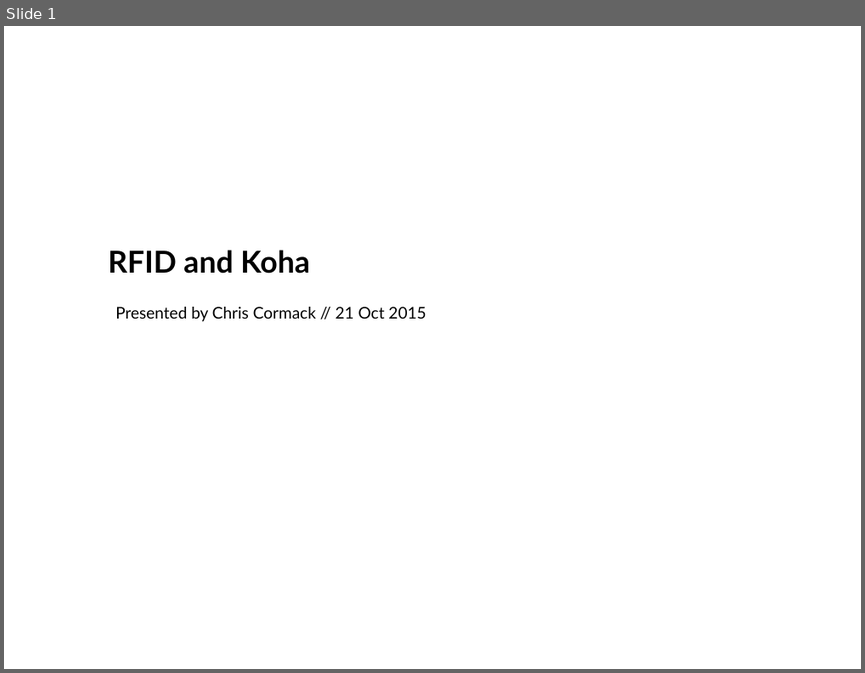
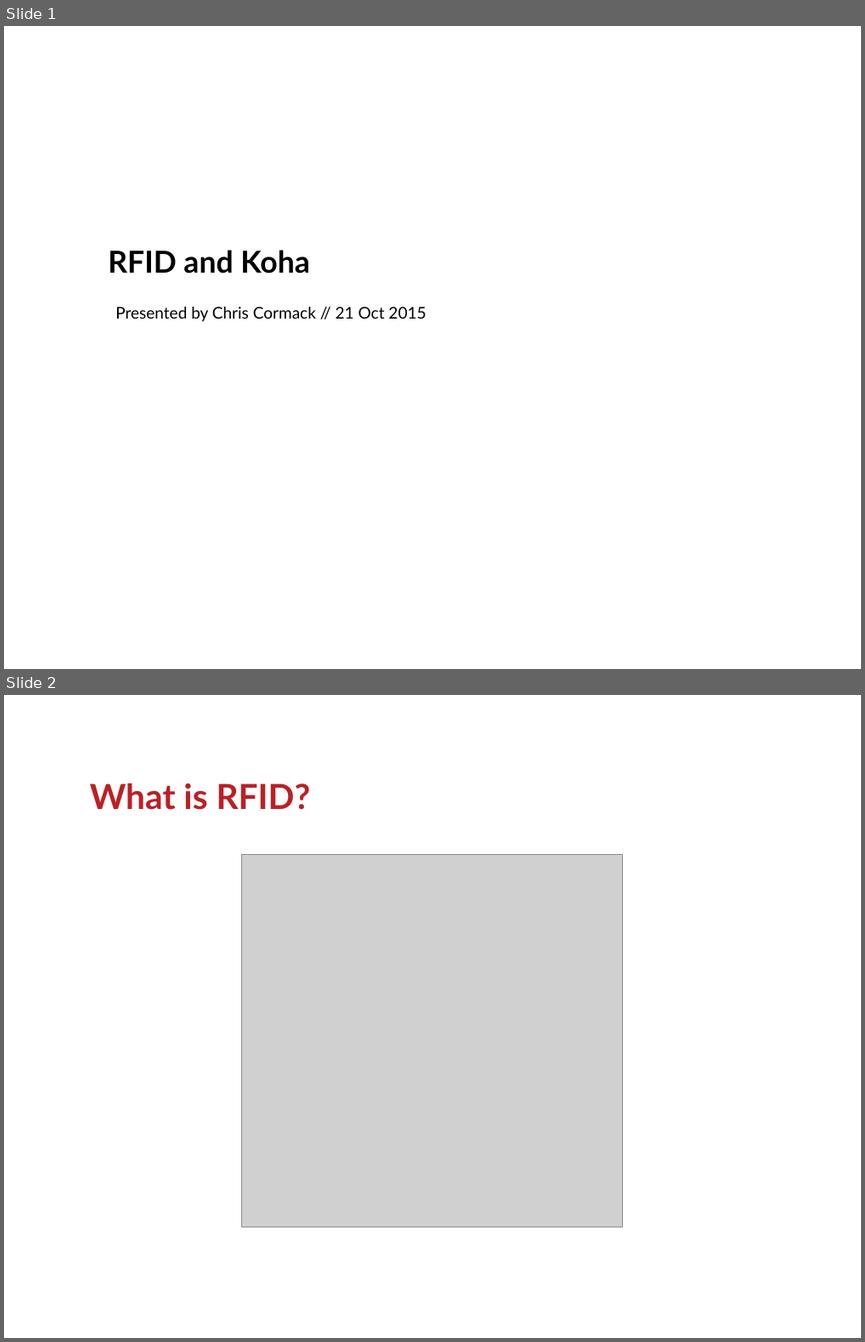
Before and after one commit to ranginui/presentation, a slide deck: kohacon15/rfid/rfid.odp. Shown one above the other, each under a label of ours: slide 1 before the commit, slides 1 and 2 after it. The pictures are 865x673 and 865x1342 pixels, drawn with LibreOffice and Linux fonts; fonts in the diff are those of the drawing; grey boxes stand for pictures; background and template pictures are left out. Boxes give left, top, right and bottom in pixels: in the first picture for what was removed or moved away, otherwise in the second. Text is boxed around its words. In the diff, an @@ line names an element or a change of style, - is before the commit and + after.

Commit message:
RFID presentation

```diff
--- a/kohacon15/rfid/rfid.odp
+++ b/kohacon15/rfid/rfid.odp
@@ slide 2 added at (x1=4, y1=695, x2=861, y2=1338), background #FFFFFF @@
@@ title added at (x1=90, y1=783, x2=311, y2=810), 32 pt, text #BB2025, bold @@
+What is RFID?
@@ picture added at (x1=242, y1=855, x2=623, y2=1228) @@
```
Also in this commit, not shown: 5 other slides added, 5 slides removed, 1 other file.
